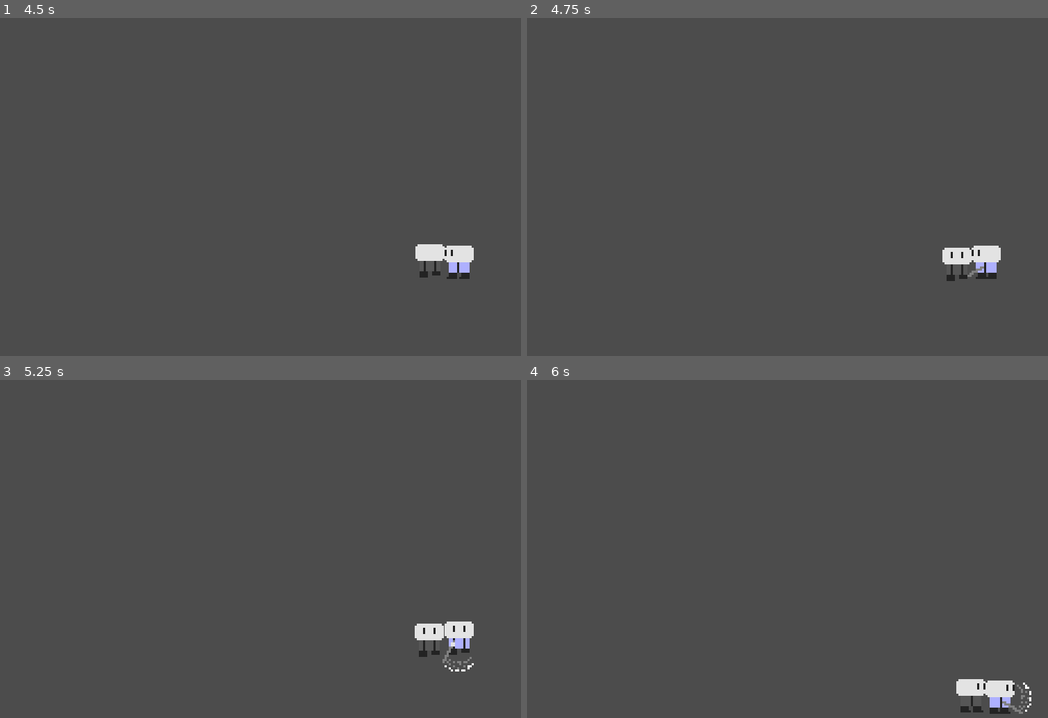
Above: before the commit, frames 1-4 (two rows, left to right).
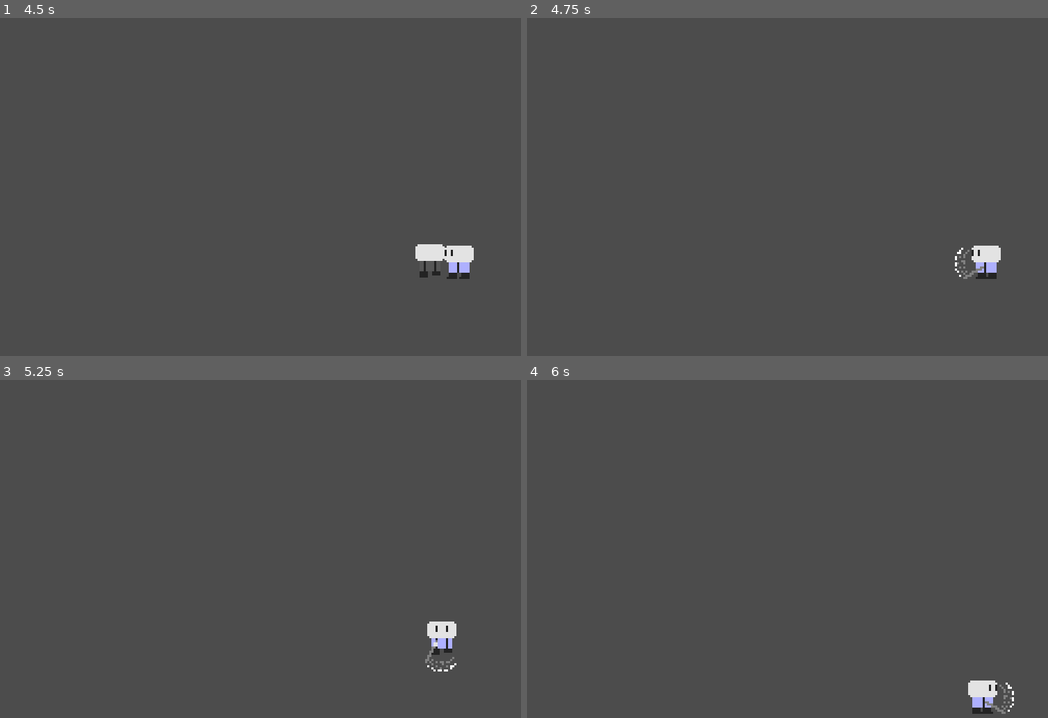
Above: after the commit, the same moments.

Repository: Walfalcon/PunkMagic
Game: Godot game, scene res://Scene1.tscn
Two runs of this game, one before a commit and one after it. Both use one fixed random seed, a clock stepped at 60 frames per second and the inputs below.
Inputs:
- Up to frame 1 (4.5 s): hold Right (ui_right) 0.53-1.28 s; tap Space (Attack) at 0.6, 1.35, 2.3, 2.85, 3.6 s; hold Down (ui_down) 1.28-2.03 s; hold Right (ui_right) 2.03-2.78 s; tap Shift (Dodge) at 2.1, 4.35 s; hold Up (ui_up) 2.78-3.53 s; hold Left (ui_left) from 3.53 s (still down)
- Up to frame 2 (4.75 s): keep holding Left (ui_left); tap Space (Attack) at 4.55 s
- Up to frame 3 (5.25 s): release Left (ui_left) at 5.03 s; hold Down (ui_down) from 5.03 s (still down); tap Space (Attack) at 5.1 s
- Up to frame 4 (6 s): release Down (ui_down) at 5.78 s; hold Right (ui_right) from 5.78 s (still down); tap Space (Attack) at 5.85 s

Frame 1 is identical in both runs. In frame 2, 0.4% of the frame differs, in the area x 79-86%, y 67-78%; in frame 3, 0.8%, in the area x 79-91%, y 71-87%; in frame 4, 0.8%.

Commit message:
fixed again

Diff:
--- a/Fasc1.tscn
+++ b/Fasc1.tscn
@@ -1,9 +1,8 @@
-[gd_scene load_steps=15 format=2]
+[gd_scene load_steps=14 format=2]
 
 [ext_resource path="res://Scripts/Fasc1.gd" type="Script" id=1]
 [ext_resource path="res://Sprites/fasc1.png" type="Texture" id=2]
-[ext_resource path="res://Anims/AnimationPlayer.tscn" type="PackedScene" id=3]
-[ext_resource path="res://Sprites/enemyPipeSwing.png" type="Texture" id=4]
+[ext_resource path="res://Sprites/enemyPipeSwing.png" type="Texture" id=3]
 
 [sub_resource type="Animation" id=1]
 resource_name = "AttackDown"
@@ -492,8 +491,9 @@
 texture = ExtResource( 2 )
 vframes = 2
 hframes = 3
-
-[node name="AnimationPlayer" parent="." instance=ExtResource( 3 )]
+frame = 4
+
+[node name="AnimationPlayer" type="AnimationPlayer" parent="."]
 anims/AttackDown = SubResource( 1 )
 anims/AttackLeft = SubResource( 2 )
 anims/AttackRight = SubResource( 3 )
@@ -509,10 +509,11 @@
 
 [node name="Area2D" type="Area2D" parent="."]
 visible = false
-position = Vector2( 11, -1 )
+position = Vector2( 0, 11 )
+rotation = 1.5708
 
 [node name="Sprite" type="Sprite" parent="Area2D"]
-texture = ExtResource( 4 )
+texture = ExtResource( 3 )
 
 [node name="CollisionShape2D" type="CollisionShape2D" parent="Area2D"]
 scale = Vector2( 0.4, 0.8 )
--- a/Player.tscn
+++ b/Player.tscn
@@ -1,21 +1,522 @@
-[gd_scene load_steps=8 format=2]
+[gd_scene load_steps=15 format=2]
 
 [ext_resource path="res://Scripts/Player.gd" type="Script" id=1]
-[ext_resource path="res://Anims/AnimationPlayer.tscn" type="PackedScene" id=2]
-[ext_resource path="res://Pipe.gd" type="Script" id=3]
-[ext_resource path="res://Sprites/pipeSwing.png" type="Texture" id=4]
-[ext_resource path="res://Sprites/player.png" type="Texture" id=5]
-
-[sub_resource type="RectangleShape2D" id=1]
-
-[sub_resource type="RectangleShape2D" id=2]
+[ext_resource path="res://Pipe.gd" type="Script" id=2]
+[ext_resource path="res://Sprites/pipeSwing.png" type="Texture" id=3]
+[ext_resource path="res://Sprites/player.png" type="Texture" id=4]
+
+[sub_resource type="Animation" id=1]
+resource_name = "AttackDown"
+length = 0.4
+tracks/0/type = "value"
+tracks/0/path = NodePath("Sprite:flip_h")
+tracks/0/interp = 1
+tracks/0/loop_wrap = true
+tracks/0/imported = false
+tracks/0/enabled = true
+tracks/0/keys = {
+"times": PoolRealArray( 0 ),
+"transitions": PoolRealArray( 1 ),
+"update": 1,
+"values": [ false ]
+}
+tracks/1/type = "value"
+tracks/1/path = NodePath("Sprite:frame")
+tracks/1/interp = 1
+tracks/1/loop_wrap = true
+tracks/1/imported = false
+tracks/1/enabled = true
+tracks/1/keys = {
+"times": PoolRealArray( 0, 0.4 ),
+"transitions": PoolRealArray( 1, 1 ),
+"update": 1,
+"values": [ 5, 4 ]
+}
+tracks/2/type = "method"
+tracks/2/path = NodePath(".")
+tracks/2/interp = 1
+tracks/2/loop_wrap = true
+tracks/2/imported = false
+tracks/2/enabled = true
+tracks/2/keys = {
+"times": PoolRealArray( 0.4 ),
+"transitions": PoolRealArray( 1 ),
+"values": [ {
+"args": [ false ],
+"method": "setCtrl"
+} ]
+}
+tracks/3/type = "value"
+tracks/3/path = NodePath("Area2D:position")
+tracks/3/interp = 1
+tracks/3/loop_wrap = true
+tracks/3/imported = false
+tracks/3/enabled = true
+tracks/3/keys = {
+"times": PoolRealArray( 0 ),
+"transitions": PoolRealArray( 1 ),
+"update": 0,
+"values": [ Vector2( 0, 11 ) ]
+}
+tracks/4/type = "value"
+tracks/4/path = NodePath("Area2D:rotation_degrees")
+tracks/4/interp = 1
+tracks/4/loop_wrap = true
+tracks/4/imported = false
+tracks/4/enabled = true
+tracks/4/keys = {
+"times": PoolRealArray( 0 ),
+"transitions": PoolRealArray( 1 ),
+"update": 0,
+"values": [ 90.0 ]
+}
+tracks/5/type = "value"
+tracks/5/path = NodePath("Area2D/Sprite:flip_h")
+tracks/5/interp = 1
+tracks/5/loop_wrap = true
+tracks/5/imported = false
+tracks/5/enabled = true
+tracks/5/keys = {
+"times": PoolRealArray( 0 ),
+"transitions": PoolRealArray( 1 ),
+"update": 1,
+"values": [ false ]
+}
+tracks/6/type = "method"
+tracks/6/path = NodePath("Area2D")
+tracks/6/interp = 1
+tracks/6/loop_wrap = true
+tracks/6/imported = false
+tracks/6/enabled = true
+tracks/6/keys = {
+"times": PoolRealArray( 0, 0.4 ),
+"transitions": PoolRealArray( 1, 1 ),
+"values": [ {
+"args": [ true ],
+"method": "setActive"
+}, {
+"args": [ false ],
+"method": "setActive"
+} ]
+}
+
+[sub_resource type="Animation" id=2]
+resource_name = "AttackLeft"
+length = 0.4
+tracks/0/type = "value"
+tracks/0/path = NodePath("Sprite:flip_h")
+tracks/0/interp = 1
+tracks/0/loop_wrap = true
+tracks/0/imported = false
+tracks/0/enabled = true
+tracks/0/keys = {
+"times": PoolRealArray( 0 ),
+"transitions": PoolRealArray( 1 ),
+"update": 1,
+"values": [ true ]
+}
+tracks/1/type = "value"
+tracks/1/path = NodePath("Sprite:frame")
+tracks/1/interp = 1
+tracks/1/loop_wrap = true
+tracks/1/imported = false
+tracks/1/enabled = true
+tracks/1/keys = {
+"times": PoolRealArray( 0, 0.4 ),
+"transitions": PoolRealArray( 1, 1 ),
+"update": 1,
+"values": [ 2, 0 ]
+}
+tracks/2/type = "method"
+tracks/2/path = NodePath(".")
+tracks/2/interp = 1
+tracks/2/loop_wrap = true
+tracks/2/imported = false
+tracks/2/enabled = true
+tracks/2/keys = {
+"times": PoolRealArray( 0.4 ),
+"transitions": PoolRealArray( 1 ),
+"values": [ {
+"args": [ false ],
+"method": "setCtrl"
+} ]
+}
+tracks/3/type = "value"
+tracks/3/path = NodePath("Area2D:position")
+tracks/3/interp = 1
+tracks/3/loop_wrap = true
+tracks/3/imported = false
+tracks/3/enabled = true
+tracks/3/keys = {
+"times": PoolRealArray( 0 ),
+"transitions": PoolRealArray( 1 ),
+"update": 0,
+"values": [ Vector2( -11, -1 ) ]
+}
+tracks/4/type = "value"
+tracks/4/path = NodePath("Area2D/Sprite:flip_h")
+tracks/4/interp = 1
+tracks/4/loop_wrap = true
+tracks/4/imported = false
+tracks/4/enabled = true
+tracks/4/keys = {
+"times": PoolRealArray( 0 ),
+"transitions": PoolRealArray( 1 ),
+"update": 1,
+"values": [ true ]
+}
+tracks/5/type = "value"
+tracks/5/path = NodePath("Area2D:rotation_degrees")
+tracks/5/interp = 1
+tracks/5/loop_wrap = true
+tracks/5/imported = false
+tracks/5/enabled = true
+tracks/5/keys = {
+"times": PoolRealArray( 0 ),
+"transitions": PoolRealArray( 1 ),
+"update": 0,
+"values": [ 0.0 ]
+}
+tracks/6/type = "method"
+tracks/6/path = NodePath("Area2D")
+tracks/6/interp = 1
+tracks/6/loop_wrap = true
+tracks/6/imported = false
+tracks/6/enabled = true
+tracks/6/keys = {
+"times": PoolRealArray( 0, 0.4 ),
+"transitions": PoolRealArray( 1, 1 ),
+"values": [ {
+"args": [ true ],
+"method": "setActive"
+}, {
+"args": [ false ],
+"method": "setActive"
+} ]
+}
+
+[sub_resource type="Animation" id=3]
+resource_name = "AttackRight"
+length = 0.4
+tracks/0/type = "value"
+tracks/0/path = NodePath("Sprite:frame")
+tracks/0/interp = 1
+tracks/0/loop_wrap = true
+tracks/0/imported = false
+tracks/0/enabled = true
+tracks/0/keys = {
+"times": PoolRealArray( 0, 0.4 ),
+"transitions": PoolRealArray( 1, 1 ),
+"update": 1,
+"values": [ 2, 0 ]
+}
+tracks/1/type = "value"
+tracks/1/path = NodePath("Sprite:flip_h")
+tracks/1/interp = 1
+tracks/1/loop_wrap = true
+tracks/1/imported = false
+tracks/1/enabled = true
+tracks/1/keys = {
+"times": PoolRealArray( 0 ),
+"transitions": PoolRealArray( 1 ),
+"update": 1,
+"values": [ false ]
+}
+tracks/2/type = "method"
+tracks/2/path = NodePath(".")
+tracks/2/interp = 1
+tracks/2/loop_wrap = true
+tracks/2/imported = false
+tracks/2/enabled = true
+tracks/2/keys = {
+"times": PoolRealArray( 0.4 ),
+"transitions": PoolRealArray( 1 ),
+"values": [ {
+"args": [ false ],
+"method": "setCtrl"
+} ]
+}
+tracks/3/type = "value"
+tracks/3/path = NodePath("Area2D:position")
+tracks/3/interp = 1
+tracks/3/loop_wrap = true
+tracks/3/imported = false
+tracks/3/enabled = true
+tracks/3/keys = {
+"times": PoolRealArray( 0 ),
+"transitions": PoolRealArray( 5.12305e-014 ),
+"update": 1,
+"values": [ Vector2( 11, -1 ) ]
+}
+tracks/4/type = "value"
+tracks/4/path = NodePath("Area2D:rotation_degrees")
+tracks/4/interp = 1
+tracks/4/loop_wrap = true
+tracks/4/imported = false
+tracks/4/enabled = true
+tracks/4/keys = {
+"times": PoolRealArray( 0 ),
+"transitions": PoolRealArray( 1 ),
+"update": 1,
+"values": [ 0.0 ]
+}
+tracks/5/type = "value"
+tracks/5/path = NodePath("Area2D/Sprite:flip_h")
+tracks/5/interp = 1
+tracks/5/loop_wrap = true
+tracks/5/imported = false
+tracks/5/enabled = true
+tracks/5/keys = {
+"times": PoolRealArray( 0 ),
+"transitions": PoolRealArray( 1 ),
+"update": 1,
+"values": [ false ]
+}
+tracks/6/type = "method"
+tracks/6/path = NodePath("Area2D")
+tracks/6/interp = 1
+tracks/6/loop_wrap = true
+tracks/6/imported = false
+tracks/6/enabled = true
+tracks/6/keys = {
+"times": PoolRealArray( 0, 0.4 ),
+"transitions": PoolRealArray( 1, 1 ),
+"values": [ {
+"args": [ true ],
+"method": "setActive"
+}, {
+"args": [ false ],
+"method": "setActive"
+} ]
+}
+
+[sub_resource type="Animation" id=4]
+resource_name = "AttackUp"
+length = 0.4
+tracks/0/type = "value"
+tracks/0/path = NodePath("Sprite:frame")
+tracks/0/interp = 1
+tracks/0/loop_wrap = true
+tracks/0/imported = false
+tracks/0/enabled = true
+tracks/0/keys = {
+"times": PoolRealArray( 0 ),
+"transitions": PoolRealArray( 1 ),
+"update": 1,
+"values": [ 3 ]
+}
+tracks/1/type = "value"
+tracks/1/path = NodePath("Sprite:flip_h")
+tracks/1/interp = 1
+tracks/1/loop_wrap = true
+tracks/1/imported = false
+tracks/1/enabled = true
+tracks/1/keys = {
+"times": PoolRealArray( 0 ),
+"transitions": PoolRealArray( 1 ),
+"update": 1,
+"values": [ false ]
+}
+tracks/2/type = "method"
+tracks/2/path = NodePath(".")
+tracks/2/interp = 1
+tracks/2/loop_wrap = true
+tracks/2/imported = false
+tracks/2/enabled = true
+tracks/2/keys = {
+"times": PoolRealArray( 0.4 ),
+"transitions": PoolRealArray( 1 ),
+"values": [ {
+"args": [ false ],
+"method": "setCtrl"
+} ]
+}
+tracks/3/type = "value"
+tracks/3/path = NodePath("Area2D/Sprite:flip_h")
+tracks/3/interp = 1
+tracks/3/loop_wrap = true
+tracks/3/imported = false
+tracks/3/enabled = true
+tracks/3/keys = {
+"times": PoolRealArray( 0 ),
+"transitions": PoolRealArray( 1 ),
+"update": 1,
+"values": [ false ]
+}
+tracks/4/type = "value"
+tracks/4/path = NodePath("Area2D:rotation_degrees")
+tracks/4/interp = 1
+tracks/4/loop_wrap = true
+tracks/4/imported = false
+tracks/4/enabled = true
+tracks/4/keys = {
+"times": PoolRealArray( 0 ),
+"transitions": PoolRealArray( 1 ),
+"update": 0,
+"values": [ -90.0 ]
+}
+tracks/5/type = "value"
+tracks/5/path = NodePath("Area2D:position")
+tracks/5/interp = 1
+tracks/5/loop_wrap = true
+tracks/5/imported = false
+tracks/5/enabled = true
+tracks/5/keys = {
+"times": PoolRealArray( 0 ),
+"transitions": PoolRealArray( 1 ),
+"update": 0,
+"values": [ Vector2( 0, -11 ) ]
+}
+tracks/6/type = "method"
+tracks/6/path = NodePath("Area2D")
+tracks/6/interp = 1
+tracks/6/loop_wrap = true
+tracks/6/imported = false
+tracks/6/enabled = true
+tracks/6/keys = {
+"times": PoolRealArray( 0, 0.4 ),
+"transitions": PoolRealArray( 1, 1 ),
+"values": [ {
+"args": [ true ],
+"method": "setActive"
+}, {
+"args": [ false ],
+"method": "setActive"
+} ]
+}
+
+[sub_resource type="Animation" id=5]
+resource_name = "WalkDown"
+length = 0.4
+loop = true
+tracks/0/type = "value"
+tracks/0/path = NodePath("Sprite:frame")
+tracks/0/interp = 1
+tracks/0/loop_wrap = true
+tracks/0/imported = false
+tracks/0/enabled = true
+tracks/0/keys = {
+"times": PoolRealArray( 0 ),
+"transitions": PoolRealArray( 1 ),
+"update": 1,
+"values": [ 4 ]
+}
+tracks/1/type = "value"
+tracks/1/path = NodePath("Sprite:flip_h")
+tracks/1/interp = 1
+tracks/1/loop_wrap = true
+tracks/1/imported = false
+tracks/1/enabled = true
+tracks/1/keys = {
+"times": PoolRealArray( 0, 0.2 ),
+"transitions": PoolRealArray( 1, 1 ),
+"update": 1,
+"values": [ false, true ]
+}
+
+[sub_resource type="Animation" id=6]
+length = 0.4
+loop = true
+tracks/0/type = "value"
+tracks/0/path = NodePath("Sprite:frame")
+tracks/0/interp = 1
+tracks/0/loop_wrap = true
+tracks/0/imported = false
+tracks/0/enabled = true
+tracks/0/keys = {
+"times": PoolRealArray( 0, 0.2 ),
+"transitions": PoolRealArray( 1, 1 ),
+"update": 1,
+"values": [ 0, 1 ]
+}
+tracks/1/type = "value"
+tracks/1/path = NodePath("Sprite:flip_h")
+tracks/1/interp = 1
+tracks/1/loop_wrap = true
+tracks/1/imported = false
+tracks/1/enabled = true
+tracks/1/keys = {
+"times": PoolRealArray( 0 ),
+"transitions": PoolRealArray( 1 ),
+"update": 1,
+"values": [ true ]
+}
+
+[sub_resource type="Animation" id=7]
+length = 0.4
+loop = true
+tracks/0/type = "value"
+tracks/0/path = NodePath("Sprite:frame")
+tracks/0/interp = 1
+tracks/0/loop_wrap = true
+tracks/0/imported = false
+tracks/0/enabled = true
+tracks/0/keys = {
+"times": PoolRealArray( 0, 0.2 ),
+"transitions": PoolRealArray( 1, 1 ),
+"update": 1,
+"values": [ 0, 1 ]
+}
+tracks/1/type = "value"
+tracks/1/path = NodePath("Sprite:flip_h")
+tracks/1/interp = 1
+tracks/1/loop_wrap = true
+tracks/1/imported = false
+tracks/1/enabled = true
+tracks/1/keys = {
+"times": PoolRealArray( 0.0248779 ),
+"transitions": PoolRealArray( 1 ),
+"update": 1,
+"values": [ false ]
+}
+
+[sub_resource type="Animation" id=8]
+resource_name = "WalkUp"
+length = 0.4
+loop = true
+tracks/0/type = "value"
+tracks/0/path = NodePath("Sprite:frame")
+tracks/0/interp = 1
+tracks/0/loop_wrap = true
+tracks/0/imported = false
+tracks/0/enabled = true
+tracks/0/keys = {
+"times": PoolRealArray( 0 ),
+"transitions": PoolRealArray( 1 ),
+"update": 1,
+"values": [ 3 ]
+}
+tracks/1/type = "value"
+tracks/1/path = NodePath("Sprite:flip_h")
+tracks/1/interp = 1
+tracks/1/loop_wrap = true
+tracks/1/imported = false
+tracks/1/enabled = true
+tracks/1/keys = {
+"times": PoolRealArray( 0, 0.2 ),
+"transitions": PoolRealArray( 1, 1 ),
+"update": 1,
+"values": [ false, true ]
+}
+
+[sub_resource type="RectangleShape2D" id=9]
+
+[sub_resource type="RectangleShape2D" id=10]
 
 [node name="Player" type="KinematicBody2D"]
 position = Vector2( 128, 122 )
 script = ExtResource( 1 )
 dodgeSpeed = 400
 
-[node name="AnimationPlayer" parent="." instance=ExtResource( 2 )]
+[node name="AnimationPlayer" type="AnimationPlayer" parent="."]
+anims/AttackDown = SubResource( 1 )
+anims/AttackLeft = SubResource( 2 )
+anims/AttackRight = SubResource( 3 )
+anims/AttackUp = SubResource( 4 )
+anims/WalkDown = SubResource( 5 )
+anims/WalkLeft = SubResource( 6 )
+anims/WalkRight = SubResource( 7 )
+anims/WalkUp = SubResource( 8 )
 
 [node name="DodgeTimer" type="Timer" parent="."]
 wait_time = 0.1
--- a/Scripts/Damagable1.gd
+++ b/Scripts/Damagable1.gd
@@ -3,7 +3,7 @@
 class_name Damagable1
 
 export (int) var health = 1
-export (float) var iFrameSeconds = 1
+export (float) var iFrameSeconds = 0.5
 var timer
 var vulnurable = true
 
@@ -17,10 +17,14 @@
 
 func damage(hitValue):
 	if vulnurable:
-		print(hitValue)
 		health -= hitValue
+		if health <= 0:
+			die()
 		vulnurable = false
 		timer.start()
 
+func die():
+	queue_free()
+
 func _on_Timer_timeout():
 	vulnurable = true
Not shown: 2 places in Player.tscn that only renumber resources
